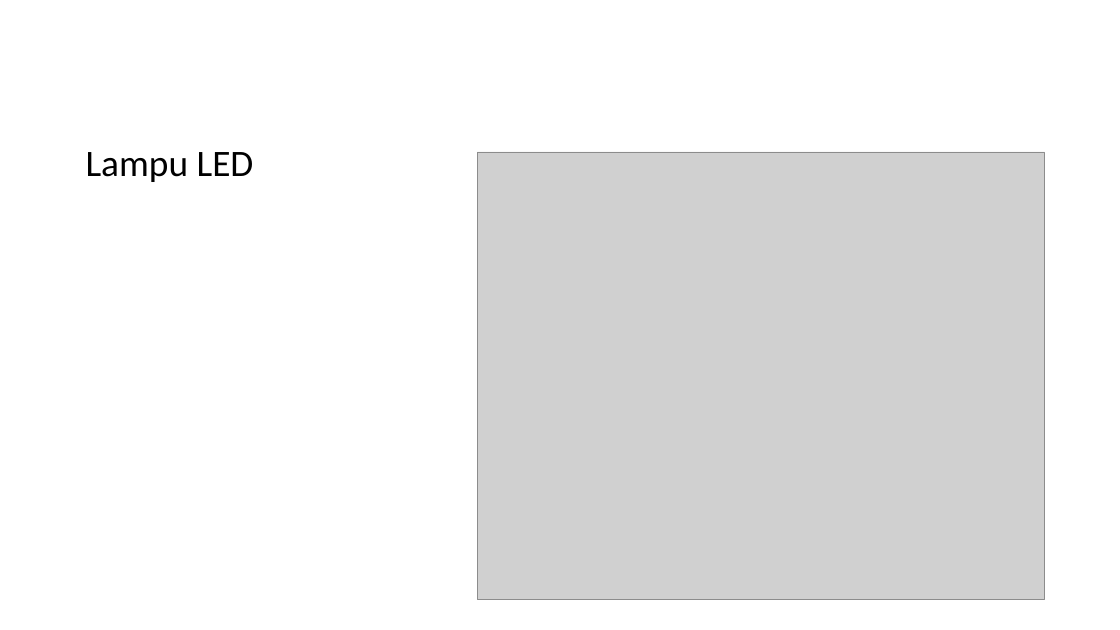
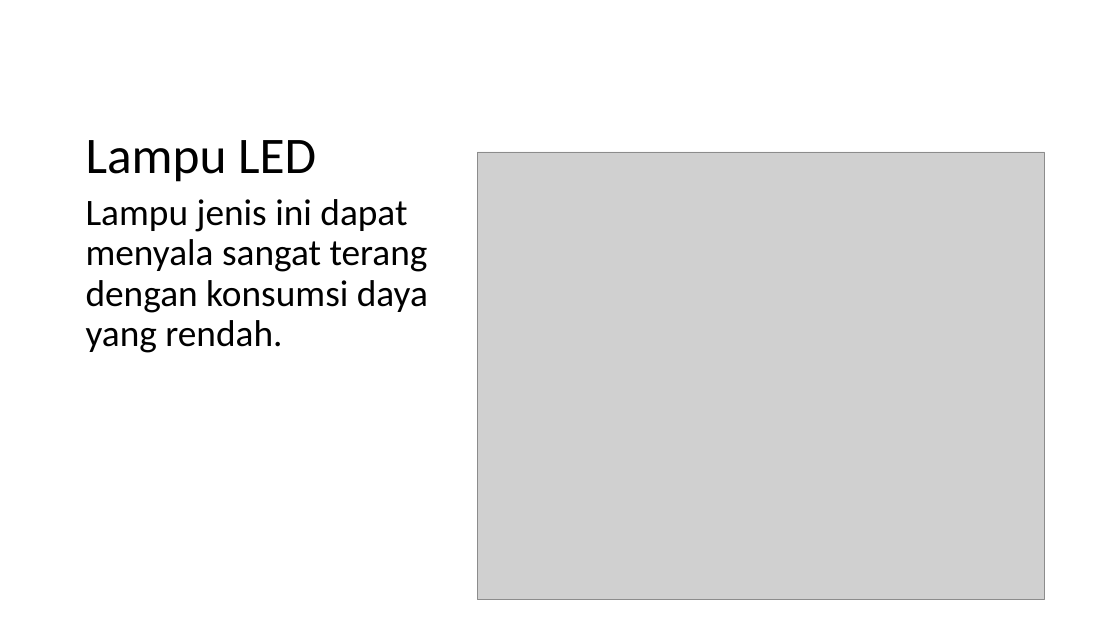
Before and after one commit to rizkywidianto12/Elektronika, a slide deck: slide 7 of Lampu Tenaga Surya/presentasi.pptx. Drawn at 1120x630 pixels with LibreOffice and Linux fonts; fonts in the diff are those of the drawing; grey boxes stand for pictures. Boxes give left, top, right and bottom in pixels: in the first picture for what was removed or moved away, otherwise in the second. Text is boxed around its words. In the diff, an @@ line names an element or a change of style, - is before the commit and + after.

```diff
--- a/Lampu Tenaga Surya/presentasi.pptx
+++ b/Lampu Tenaga Surya/presentasi.pptx
@@ title "Lampu LED" at bbox=[86, 140, 316, 182]: size 32 to 44 pt @@
@@ text added at bbox=[86, 199, 428, 353], 32 pt, text #000000 @@
+Lampu jenis ini dapat menyala sangat terang dengan konsumsi daya yang rendah.
```
Also in this commit, not shown: 1 other slide changed, 1 other file.
